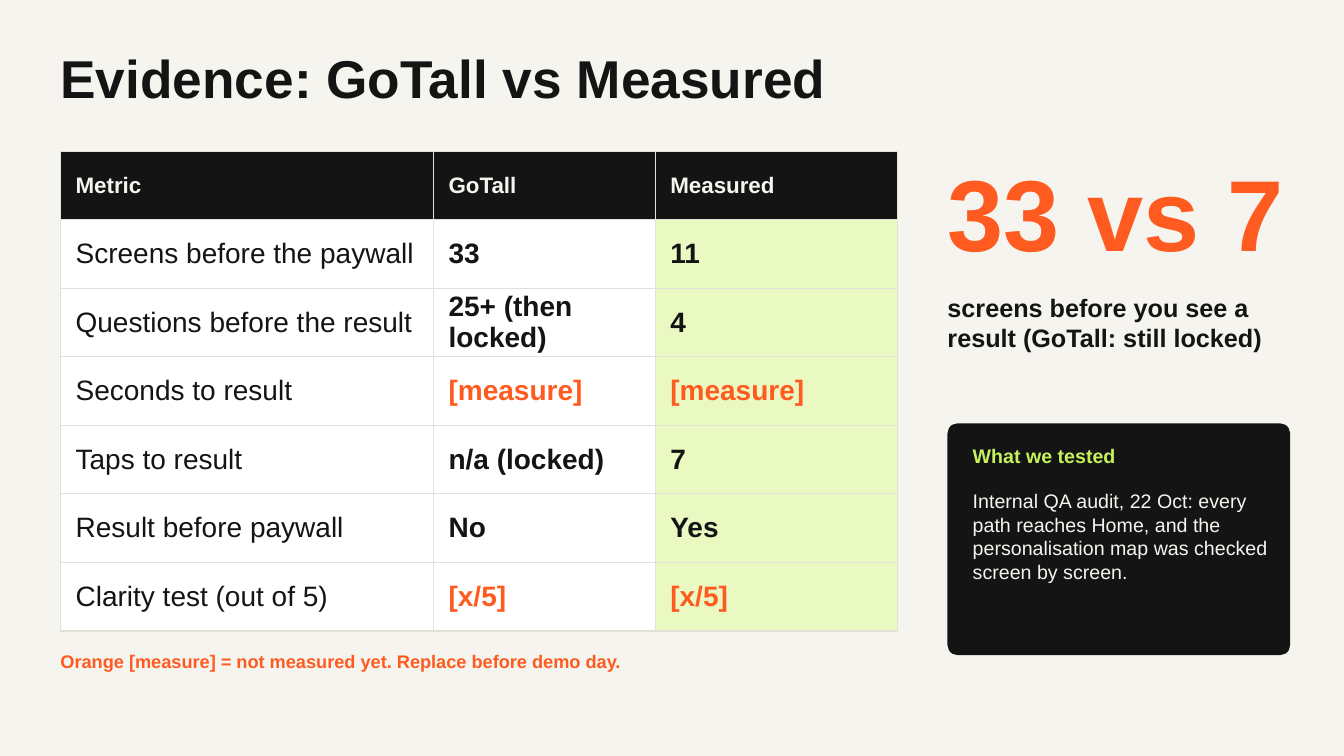
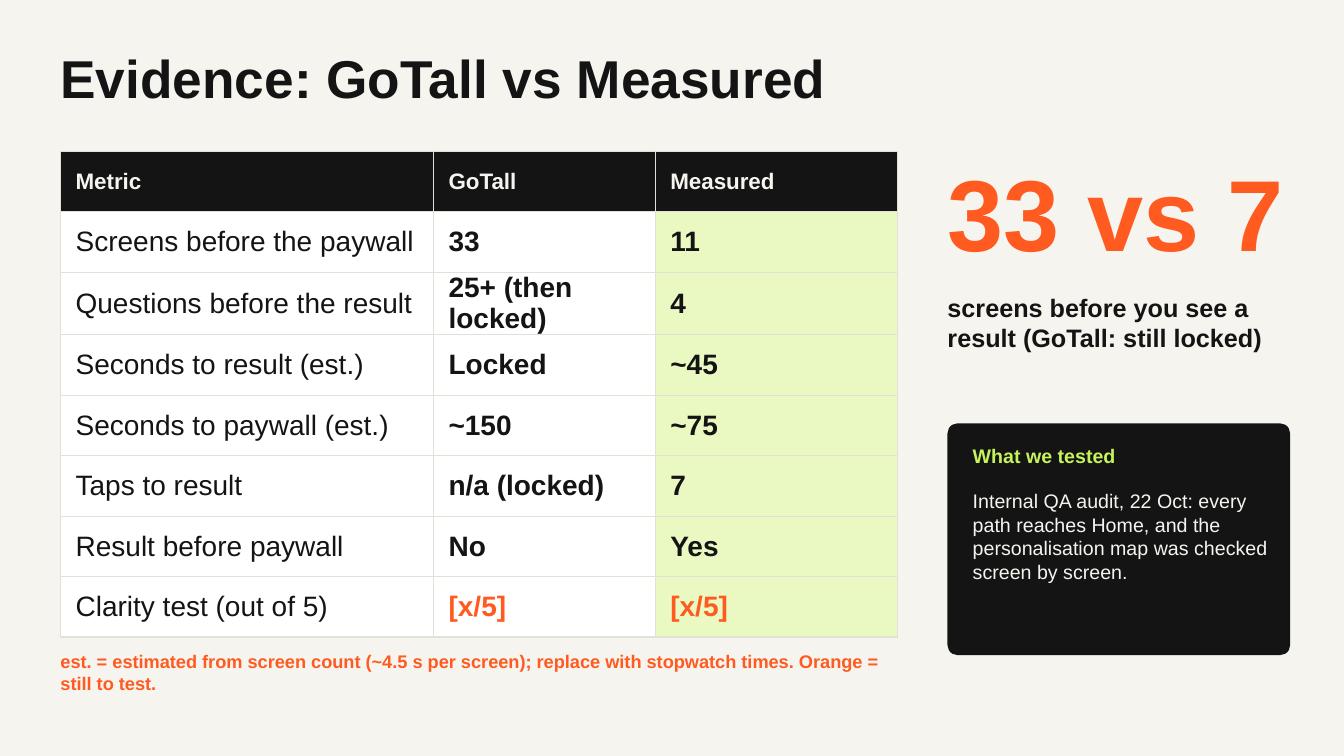
Before and after one commit to cemaksu229/measured-vertical-slice, a slide deck: slide 9 of deliverables/demo-deck.pptx. Drawn at 1344x756 pixels with LibreOffice and Linux fonts; fonts in the diff are those of the drawing. Boxes give left, top, right and bottom in pixels: in the first picture for what was removed or moved away, otherwise in the second. Text is boxed around its words. In the diff, an @@ line names an element or a change of style, - is before the commit and + after.

```diff
--- a/deliverables/demo-deck.pptx
+++ b/deliverables/demo-deck.pptx
@@ table at (x1=60, y1=151, x2=897, y2=625) @@
-row 4: Seconds to result | [measure] | [measure]
+row 4: Seconds to result (est.) | Locked | ~45
+row 5: Seconds to paywall (est.) | ~150 | ~75
@@ text at (x1=60, y1=654, x2=863, y2=690): text changed @@
-Orange [measure] = not measured yet. Replace before demo day.
+est. = estimated from screen count (~4.5 s per screen); replace with stopwatch times. Orange = still to test.
```
Also in this commit, not shown: 4 other files.
